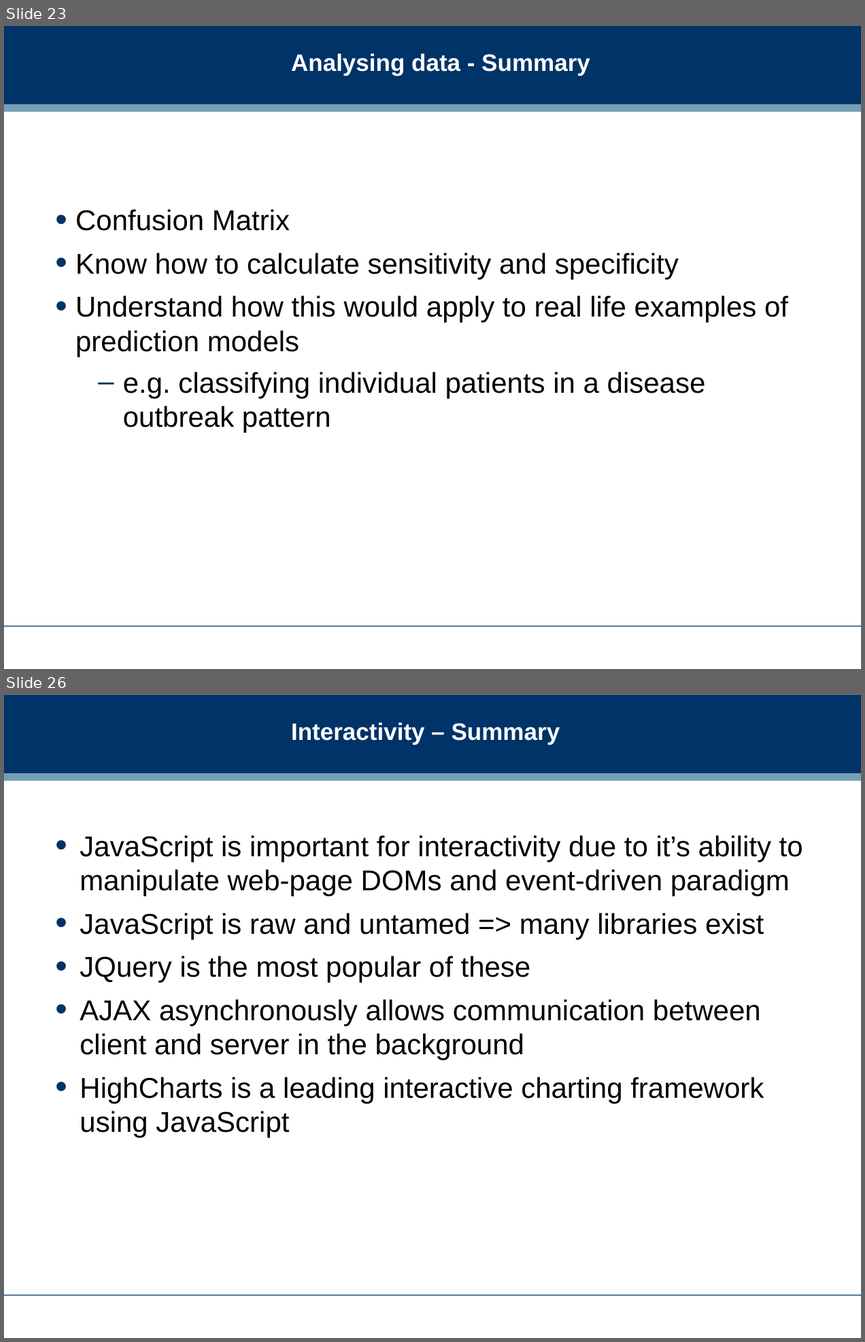
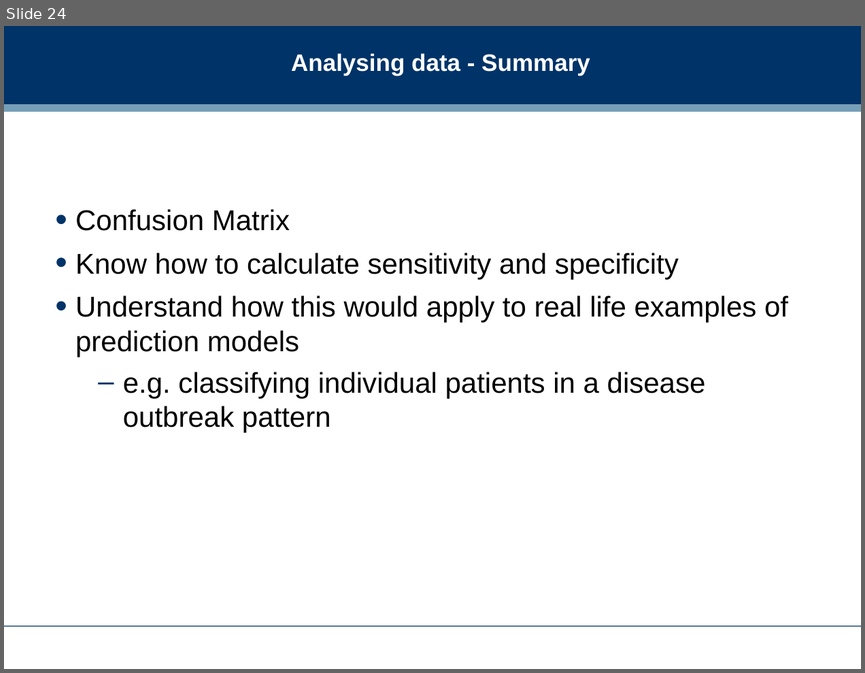
Before and after one commit to dreamind/ix, a slide deck: lectures/review/exam_review.ppt. Shown one above the other, each under a label of ours: slides 23 and 26 before the commit, slide 24 after it; the slides between them are not shown. The pictures are 865x1342 and 865x673 pixels, drawn with LibreOffice and Linux fonts; fonts in the diff are those of the drawing; background and template pictures are left out. Boxes give left, top, right and bottom in pixels: in the first picture for what was removed or moved away, otherwise in the second. Text is boxed around its words. In the diff, an @@ line names an element or a change of style, - is before the commit and + after.

```diff
--- a/lectures/review/exam_review.ppt
+++ b/lectures/review/exam_review.ppt
@@ slide 26 removed at <box>4,695,861,1338</box>, background #FFFFFF; not listed: 3 template elements that a slide beside it also shows @@
@@ title removed at <box>291,722,560,745</box> @@
-Interactivity – Summary
@@ text removed at <box>79,835,803,1138</box> @@
-• JavaScript is important for interactivity due to it’s ability to manipulate web-page DOMs and event-driven paradigm
-• JavaScript is raw and untamed => many libraries exist
-• JQuery is the most popular of these
-• AJAX asynchronously allows communication between client and server in the background
-• HighCharts is a leading interactive charting framework using JavaScript
@@ what was slide 23 is now slide 24 @@
```
Also in this commit, not shown: 12 slides changed, 1 slide added, 2 other slides removed, 2 other files.
